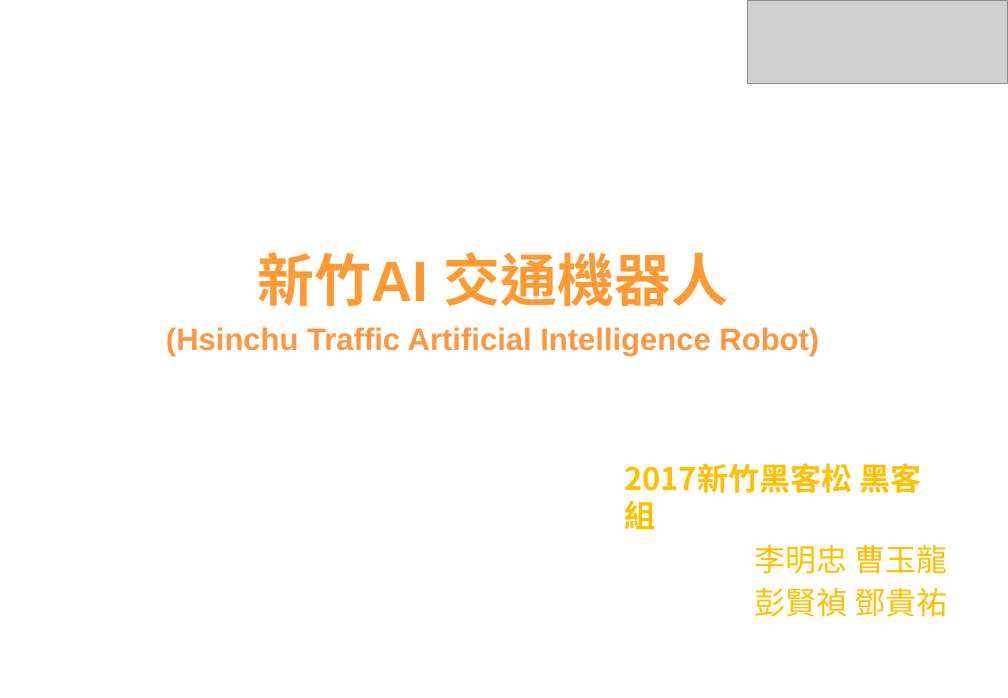
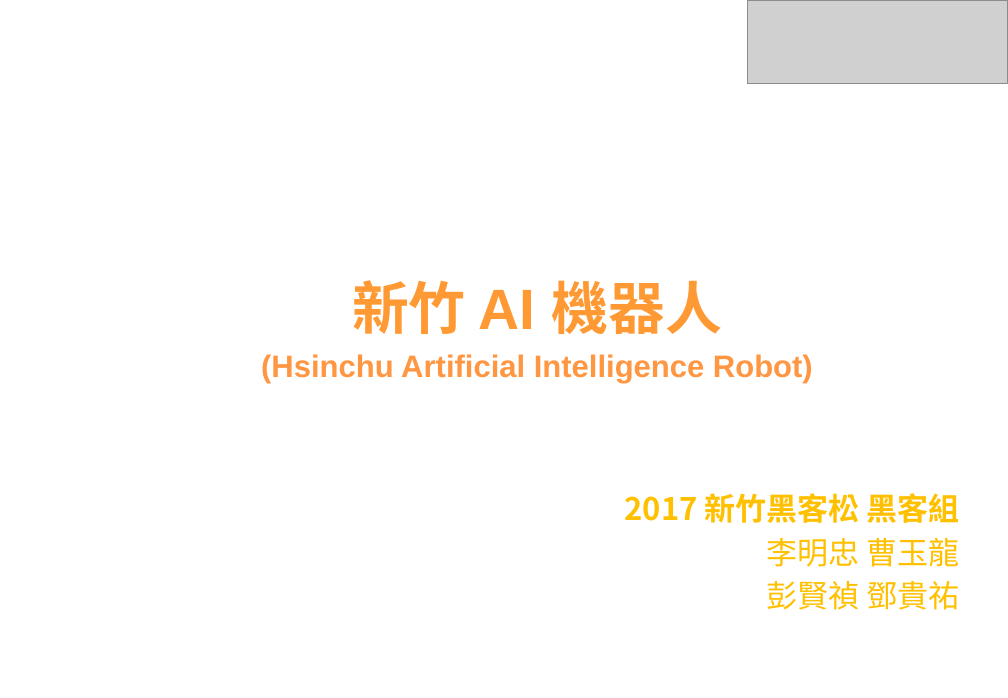
Before and after one commit to Sam198141/HsinChu_cycu, a slide deck: slide 1 of 新竹交通AI機器人.pptx. Drawn at 1008x698 pixels with LibreOffice and Linux fonts; fonts in the diff are those of the drawing; grey boxes stand for pictures; background and template pictures are left out. Boxes give left, top, right and bottom in pixels: in the first picture for what was removed or moved away, otherwise in the second. Text is boxed around its words. In the diff, an @@ line names an element or a change of style, - is before the commit and + after.

```diff
--- a/新竹交通AI機器人.pptx
+++ b/新竹交通AI機器人.pptx
@@ text at [261,280,813,384]: text changed @@
-新竹AI 交通機器人
-(Hsinchu Traffic Artificial Intelligence Robot)
+新竹 AI 機器人
+(Hsinchu Artificial Intelligence Robot)
@@ text "2017 新竹黑客松 黑客組": place and size @@
-text "2017 新竹黑客松 黑客組" at [624,463,948,617]
+text "2017 新竹黑客松 黑客組" at [625,493,960,610]
@@ text at [625,493,960,523]: text changed @@
-2017新竹黑客松 黑客組
+2017 新竹黑客松 黑客組
```
Also in this commit, not shown: 3 other slides changed.
